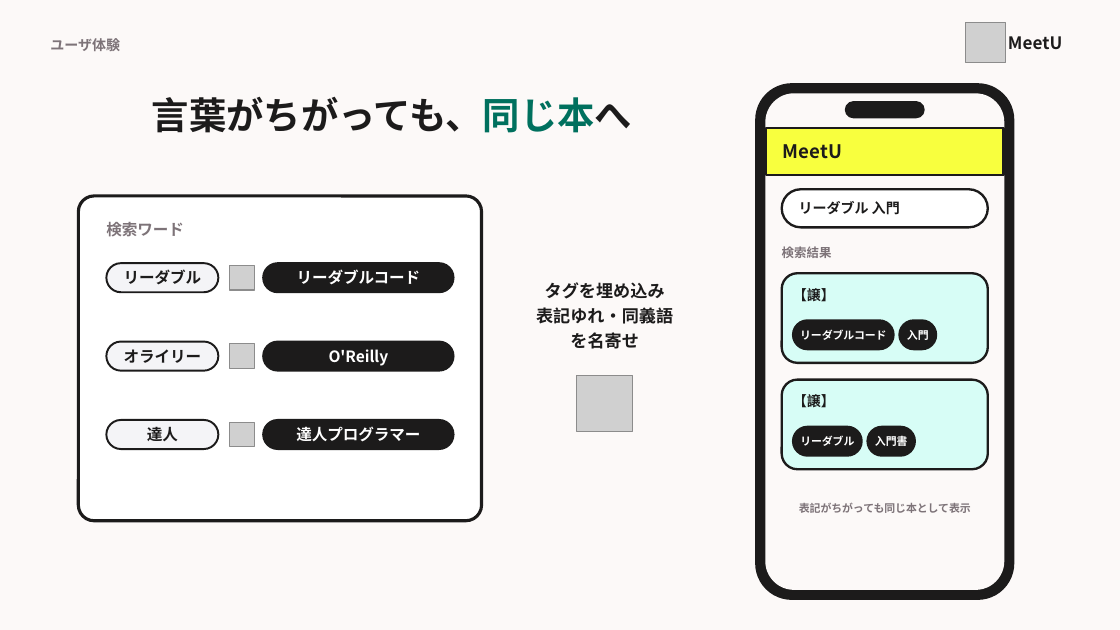
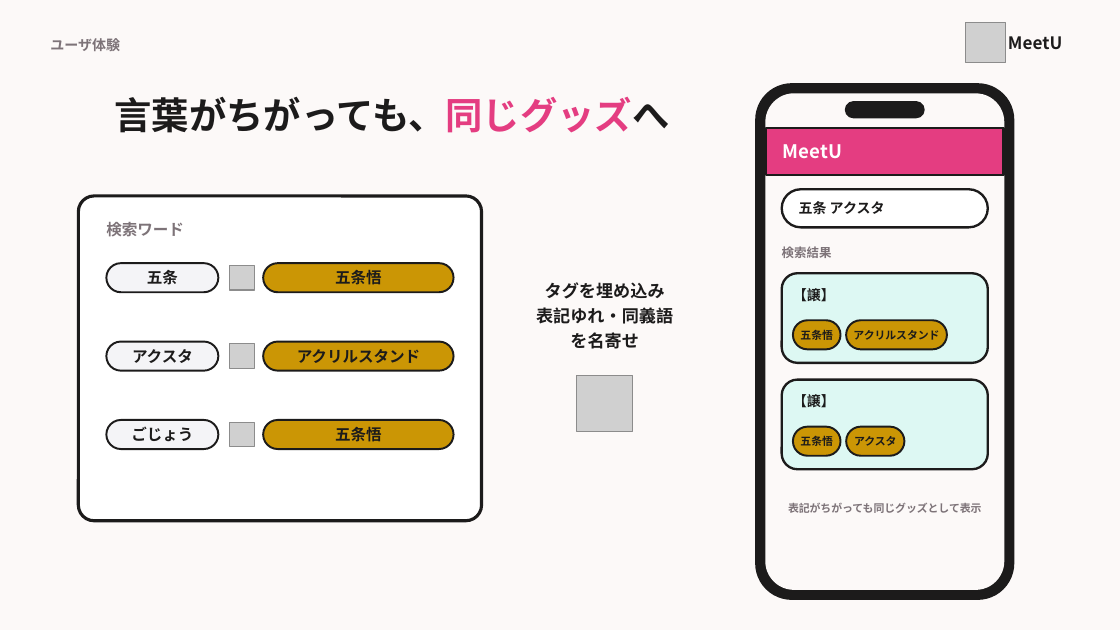
Before and after one commit to MurakamiHonami/MeetU, a slide deck: slide 10 of slide/MeetU_pitch.pptx. Drawn at 1120x630 pixels with LibreOffice and Linux fonts; fonts in the diff are those of the drawing; grey boxes stand for pictures. Boxes give left, top, right and bottom in pixels: in the first picture for what was removed or moved away, otherwise in the second. Text is boxed around its words. In the diff, an @@ line names an element or a change of style, - is before the commit and + after.

```diff
--- a/slide/MeetU_pitch.pptx
+++ b/slide/MeetU_pitch.pptx
@@ text at [114,97,669,133]: text changed @@
-言葉がちがっても、同じ本へ
+言葉がちがっても、同じグッズへ
@@ rectangle at [766,128,1004,175]: fill #F8FF3E to #E43D81 @@
@@ text "MeetU" at [783,144,842,159]: text colour #1C1B1B to #FFFFFF @@
@@ text at [799,201,885,215]: text changed @@
-リーダブル 入門
+五条 アクスタ
@@ text at [147,270,178,285]: text changed @@
-リーダブル
+五条
@@ text at [335,270,382,285]: text changed; text colour #FFFFFF to #1C1B1B @@
-リーダブルコード
+五条悟
@@ rounded rectangle at [782,273,988,363]: fill #D7FDF6 to #DDF8F3 @@
@@ rounded rectangle: place and size @@
-rounded rectangle at [793,320,894,349]
+rounded rectangle at [793,320,840,349]
@@ fill #1C1B1B to #CB9605 in 7 elements at [263,263,454,292], [263,342,454,371], [263,420,454,449], [846,427,904,456], [793,427,840,456], [793,320,840,349], [846,320,946,349] @@
@@ rounded rectangle: place and size @@
-rounded rectangle at [899,320,936,349]
+rounded rectangle at [846,320,946,349]
@@ text at [132,349,193,363]: text changed @@
-オライリー
+アクスタ
@@ text at [297,349,420,363]: text changed; text colour #FFFFFF to #1C1B1B @@
-O'Reilly
+アクリルスタンド
@@ text at [800,330,833,340]: text changed; text colour #FFFFFF to #1C1B1B @@
-リーダブルコード
+五条悟
@@ text at [853,330,939,340]: text changed; text colour #FFFFFF to #1C1B1B @@
-入門
+アクリルスタンド
@@ rounded rectangle at [782,380,988,469]: fill #D7FDF6 to #DDF8F3 @@
@@ text at [131,426,193,442]: text changed @@
-達人
+ごじょう
@@ text at [335,427,382,442]: text changed; text colour #FFFFFF to #1C1B1B @@
-達人プログラマー
+五条悟
@@ rounded rectangle: place and size @@
-rounded rectangle at [793,427,861,456]
+rounded rectangle at [793,427,840,456]
@@ text at [800,436,833,446]: text changed; text colour #FFFFFF to #1C1B1B @@
-リーダブル
+五条悟
@@ rounded rectangle: place and size @@
-rounded rectangle at [868,427,915,456]
+rounded rectangle at [846,427,904,456]
@@ text at [854,436,896,446]: text changed; text colour #FFFFFF to #1C1B1B @@
-入門書
+アクスタ
@@ text at [788,503,982,513]: text changed @@
-表記がちがっても同じ本として表示
+表記がちがっても同じグッズとして表示
```
Also in this commit, not shown: 21 other slides changed, 12 other files.
